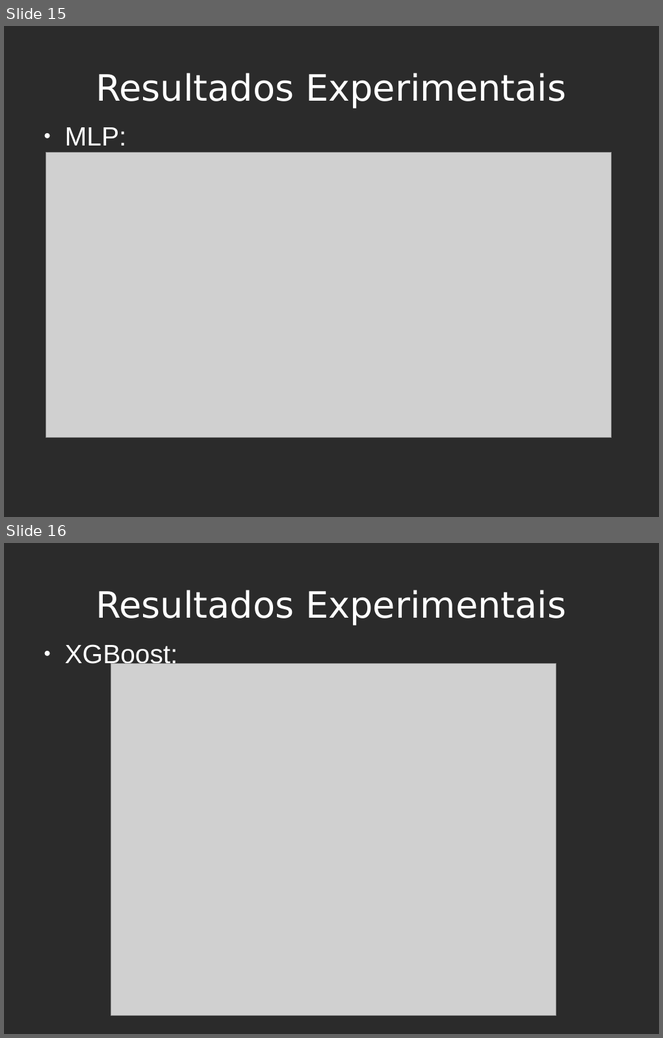
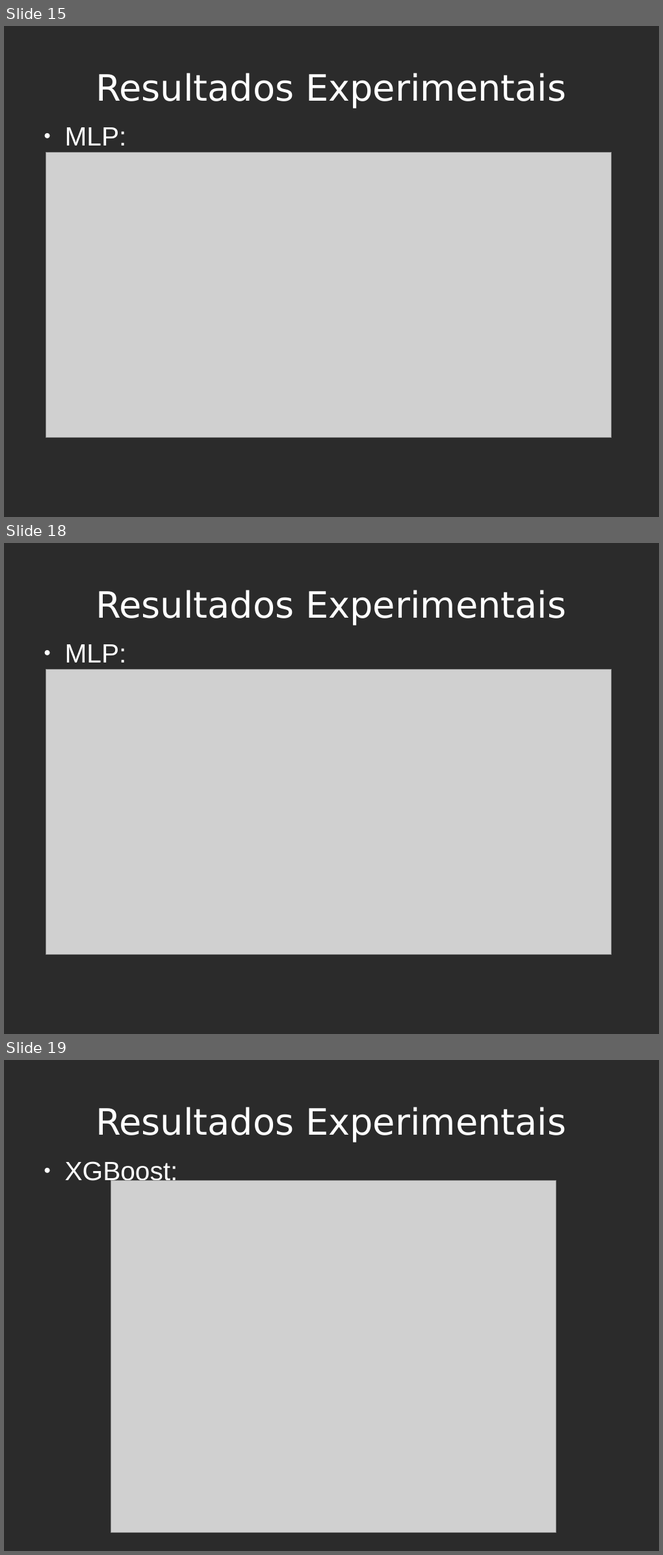
Before and after one commit to sdkgit123/RNA-atv3, a slide deck: RNA-apresentacao.odp. Shown one above the other, each under a label of ours: slides 15 and 16 before the commit, slides 15, 18 and 19 after it; the slides between them are not shown. The pictures are 663x1038 and 663x1555 pixels, drawn with LibreOffice and Linux fonts; fonts in the diff are those of the drawing; grey boxes stand for pictures; background and template pictures are left out; a plain dark background stands for a picture behind light text. Boxes give left, top, right and bottom in pixels: in the first picture for what was removed or moved away, otherwise in the second. Text is boxed around its words. In the diff, an @@ line names an element or a change of style, - is before the commit and + after.

```diff
--- a/RNA-apresentacao.odp
+++ b/RNA-apresentacao.odp
@@ slide 18 added at bbox=[4, 543, 659, 1034], background picture (left out) @@
@@ title added at bbox=[96, 590, 566, 626], 44 pt, text #FFFFFF @@
+Resultados Experimentais
@@ text added at bbox=[65, 644, 127, 663], 32 pt, text #FFFFFF @@
+● MLP:
@@ picture added at bbox=[46, 670, 612, 955] @@
@@ what was slide 16 is now slide 19 @@
```
Also in this commit, not shown: 1 slide changed, 4 other slides added, 1 other file.
